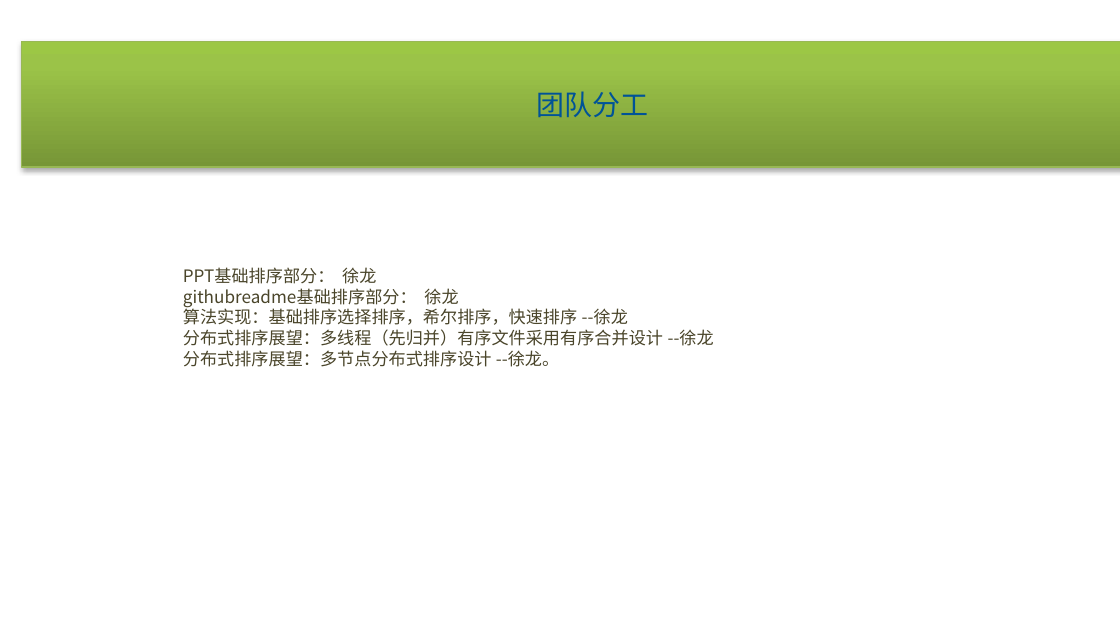
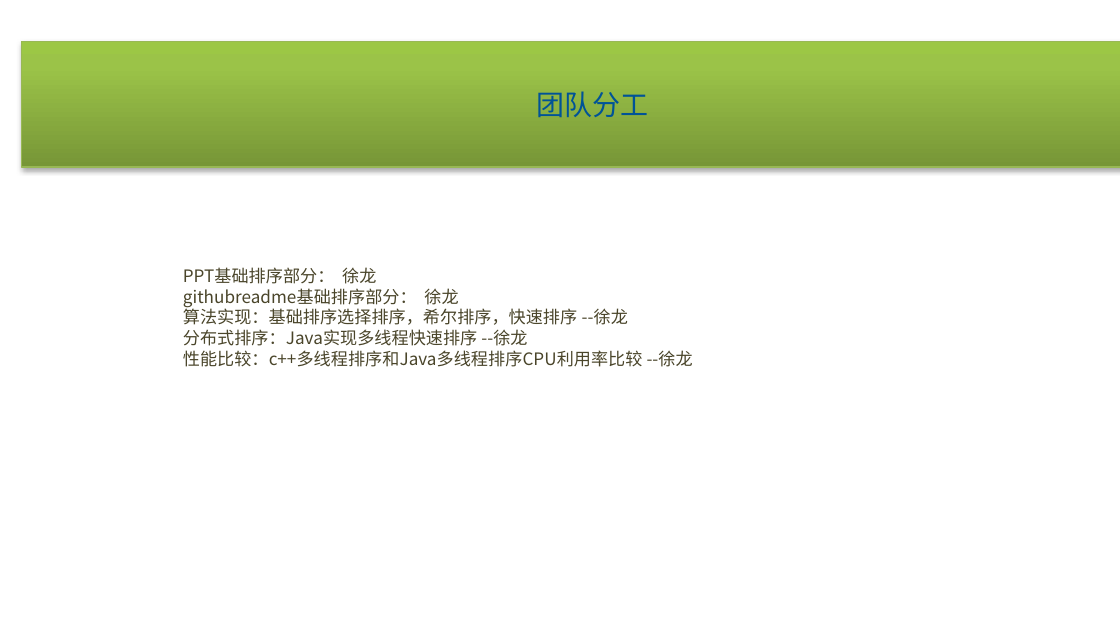
Before and after one commit to AisingioroHao0/BUAA_ProgrammingAndAlgorithms_TermProject, a slide deck: slide 5 of 答辩PPT/程序设计与算法大作业答辩.pptx (slide 24 before the commit). Drawn at 1120x630 pixels with LibreOffice and Linux fonts; fonts in the diff are those of the drawing. Boxes give left, top, right and bottom in pixels: in the first picture for what was removed or moved away, otherwise in the second. Text is boxed around its words. In the diff, an @@ line names an element or a change of style, - is before the commit and + after.

```diff
--- a/答辩PPT/程序设计与算法大作业答辩.pptx
+++ b/答辩PPT/程序设计与算法大作业答辩.pptx
@@ text at (x1=183, y1=329, x2=693, y2=367): text changed @@
-分布式排序展望：多线程（先归并）有序文件采用有序合并设计 --徐龙
-分布式排序展望：多节点分布式排序设计 --徐龙。
+分布式排序：Java实现多线程快速排序 --徐龙
+性能比较：c++多线程排序和Java多线程排序CPU利用率比较 --徐龙
```
Also in this commit, not shown: 5 other slides changed, 8 slides added, 8 slides removed.
